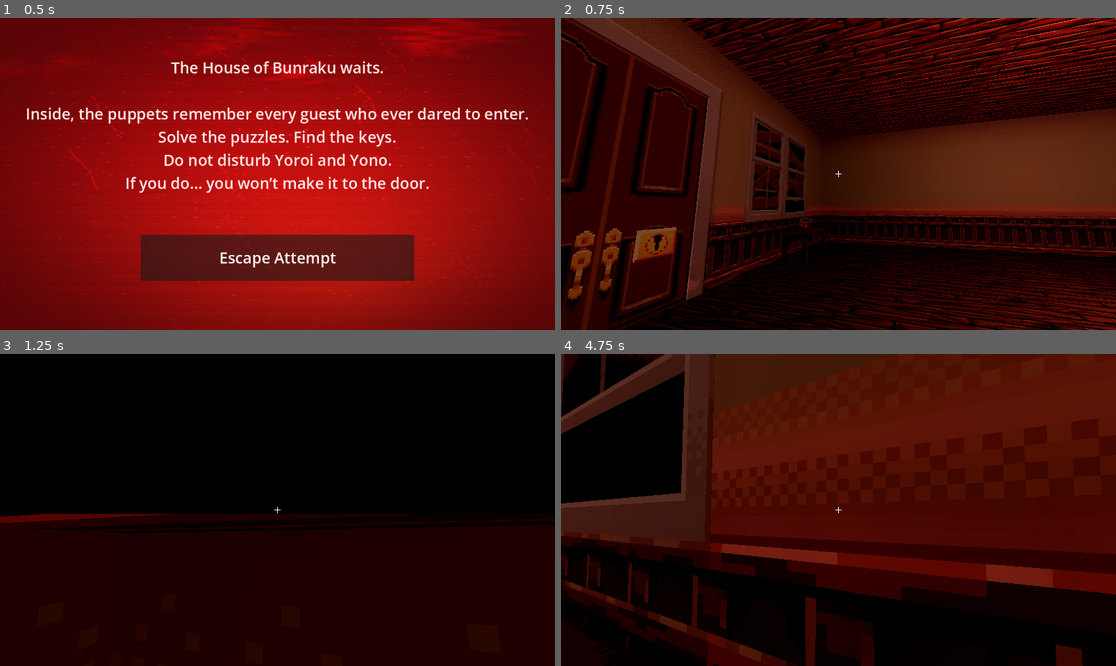
Above: before the commit, frames 1-4 (two rows, left to right).
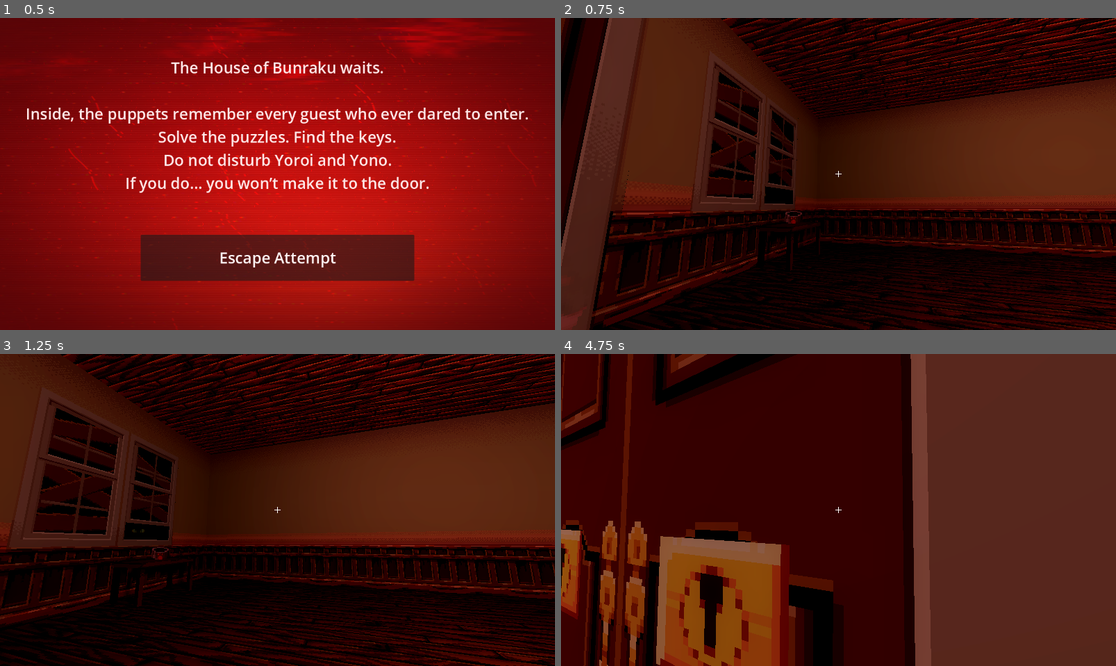
Above: after the commit, the same moments.

Repository: RianShinozaki/MansionOfBunraku
Game: Godot game, scene res://Maps/Menu/StartScreen.tscn
The game is run twice, just before and just after one commit, with the same random seed, the same clock (stepped at 60 frames per second) and the same inputs. Sound files missing from this copy of the repository are replaced by a short silence.
Inputs (mouse positions are in pixels of both pictures, inside the frame that each line leads up to):
- Up to frame 1 (0.5 s): no input
- Up to frame 2 (0.75 s): tap Enter at 0.5 s; move the mouse to (960, 158) at 0.52 s; hold D (Right) from 0.53 s (still down); tap Q at 0.6 s; click (960, 158) at 0.67 s
- Up to frame 3 (1.25 s): keep holding D (Right)
- Up to frame 4 (4.75 s): move the mouse to (810, 510) at 1.27 s; release D (Right) at 1.28 s; hold W (Forward) from 1.28 s (still down); tap E at 1.35 s; move the mouse to (849, 503) at 2.02 s; tap 1 at 2.1 s; move the mouse to (832, 516) at 2.77 s; tap 2 at 2.85 s; click (832, 516) at 2.92 s; tap Space at 3.5 s; move the mouse to (877, 513) at 3.52 s; tap 3 at 3.6 s; move the mouse to (794, 506) at 4.27 s; tap Enter at 4.35 s

Frame 1 is identical in both runs. In frame 2, 47% of the frame differs, in the area x 0-100%, y 0-100%; in frame 3, 65%; in frame 4, 80%.
Error after the commit: Invalid call. Nonexistent function 'can_pickup' in base 'RigidBody3D (shamisen.gd)'. (res://Scripts/Entities/Player/player.gd:119)

Commit message:
fixed collision bug

Diff:
--- a/Objects/Items/shamisen.tscn
+++ b/Objects/Items/shamisen.tscn
@@ -7,6 +7,8 @@
 size = Vector3(0.25, 0.6, 0.07)
 
 [node name="Shamisen" type="RigidBody3D" groups=["Item"]]
+visible = false
+collision_layer = 4
 script = ExtResource("1_x51mr")
 
 [node name="CollisionShape3D" type="CollisionShape3D" parent="."]
